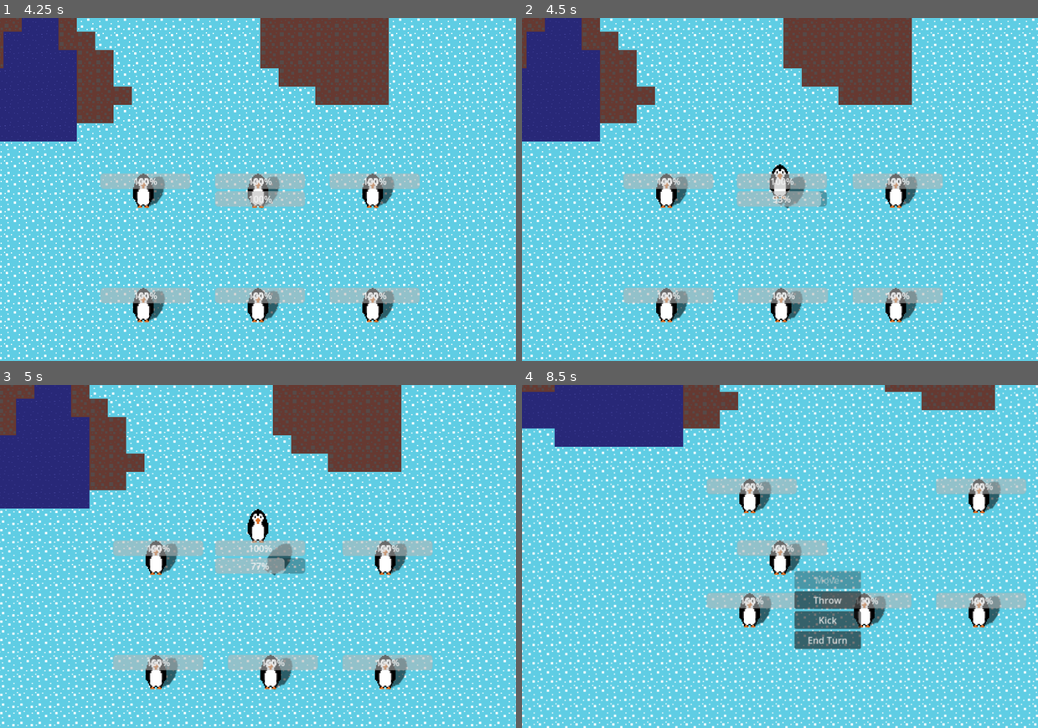
Above: before the commit, frames 1-4 (two rows, left to right).
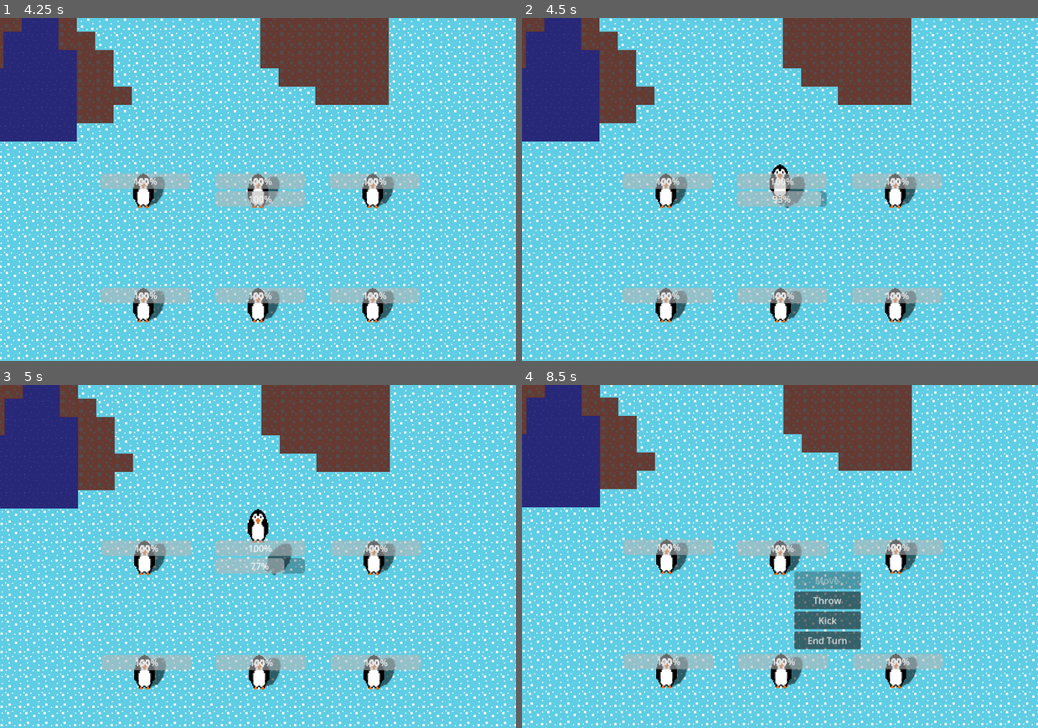
Above: after the commit, the same moments.

Repository: blazecus/PenguinGame
Game: Godot game, scene res://World/world.tscn
Same seed, same stepped clock (60 frames per second), same inputs: the game is played once before the commit and once after it.
Inputs (mouse positions are in pixels of both pictures, inside the frame that each line leads up to):
- Up to frame 1 (4.25 s): tap Enter (enter) at 0.5, 2.1 s; move the mouse to (371, 172) at 0.52 s; hold D (right) 0.53-1.25 s; tap Shift (shift) at 0.6 s; click (371, 172) at 0.67 s; tap Space (space) at 0.8, 2.3 s; drag from (154, 206) to (10, 18) at 1.27 s; move the mouse to (309, 114) at 2.02 s; hold D (right) 2.03-2.75 s; click (309, 114) at 2.17 s; drag from (232, 258) to (10, 42) at 2.77 s; click "Move" at 3.5 s
- Up to frame 2 (4.5 s): move the mouse to (934, 240) at 4.27 s; hold A (left) from 4.28 s (still down); tap Space (space) at 4.35 s; click (934, 240) at 4.42 s
- Up to frame 3 (5 s): keep holding A (left)
- Up to frame 4 (8.5 s): release A (left) at 5 s; drag from (625, 505) to (527, 426) at 5.02 s; move the mouse to (805, 556) at 5.77 s; hold S (down) 5.78-6.5 s; tap Space (space) at 5.85, 7.55 s; click (805, 556) at 5.92 s; drag from (702, 470) to (532, 450) at 6.52 s; move the mouse to (893, 539) at 7.27 s; hold W (up) 7.28-8 s; tap Shift (shift) at 7.35 s; click (893, 539) at 7.42 s; drag from (676, 573) to (542, 463) at 8.02 s

Frame 1 is identical in both runs. In frame 2, 12% of the frame differs, in the area x 0-100%, y 0-100%; in frame 3, 28%; in frame 4, 46%.

Commit message:
very weird magic number logic to make trajectories better

Diff:
--- a/Character/pawn.gd
+++ b/Character/pawn.gd
@@ -22,12 +22,12 @@
 }
 
 const DRAG_FORCES := {
-	Tile.TileType.GROUND: 800.0,
-	Tile.TileType.ICE: 50.0,
-	Tile.TileType.WATER: 800.0
+	Tile.TileType.GROUND: 2.0,
+	Tile.TileType.ICE: 0.5,
+	Tile.TileType.WATER: 0.3
 }
 
-const BELLY_DRAG_MULTIPLIER = 0.5
+const BELLY_DRAG_MULTIPLIER = 0.2
 const BELLY_ROTATIONAL_SPEED = 1.7
 const BELLY_FORCE_MULTIPLIER = 0.5
 
@@ -38,15 +38,17 @@
 const JUMP_VELOCITY = 15.0
 const GRAVITY = 20.0
 
-const THROW_STRENGTH = 10.0
+const THROW_STRENGTH = 5.0
 const HEIGHT_THROW_STRENGTH = 0.1
+const THROW_DRAG_LENGTH = 150
+const THROW_HEIGHT_DRAG_LENGTH = 110
 
 const MOVEMENT_LENGTH = 3.0
 
 const TRAJECTORY_SIM_GRAVITY = 20.0
 const TRAJECTORY_SIM_STEPS = 30
-const TRAJECTORY_SIM_DELTA = 0.016
 const TRAJECTORY_SIM_HEIGHT_SCALE = 100.0
+const TRAJECTORY_TRIANGLE_SIZE = 15.0
 
 const SHADOW_RATIO = 0.4
 const SHADOW_OFFSET = Vector2(16,3)
@@ -62,7 +64,7 @@
 var height = 0.0
 var vertical_velocity = 0.0
 var on_belly = false
-var belly_direction = Vector2.UP
+var belly_direction = Vector2.DOWN
 var tile_state = Tile.TileType.ICE
 
 var no_collision = 0.0
@@ -134,8 +136,10 @@
 
 	if(!on_belly):
 		rotation = 0
+		set_deferred("lock_rotation", true)
 	else:
 		rotation = belly_direction.angle() - PI * 0.5
+		lock_rotation = false
 
 	var delta = pstate.step
 
@@ -143,6 +147,8 @@
 	if(height > 0):
 		height = 0.0
 		vertical_velocity = 0.0
+		if state == PawnState.MOVING:
+			set_collision(1)
 	vertical_velocity += GRAVITY * delta
 
 func handle_gui() -> void:
@@ -174,11 +180,13 @@
 
 	if Input.is_action_just_pressed("space"):
 		vertical_velocity = -JUMP_VELOCITY
+		set_collision(1)
 
 	if Input.is_action_just_pressed("shift"):
 		on_belly = !on_belly
 		if(on_belly):
-			belly_direction = -linear_velocity.normalized()
+			if(linear_velocity.length() > 10.0):
+				belly_direction = -linear_velocity.normalized()
 
 	if(state == PawnState.WAITING_FOR_MOVEMENT && movement_input.length() > 0):
 		state = PawnState.MOVING
@@ -187,6 +195,7 @@
 	return movement_input.normalized()
 
 func handle_throw_input() -> void:
+	projectile_throw_strength = get_throw_strength()
 	if Input.is_mouse_button_pressed(MOUSE_BUTTON_LEFT):
 		if not mouse_pressed and throw_line == 0:
 			throw_line += 1
@@ -228,9 +237,12 @@
 
 	# draw directions
 	if(throw_line == 1):
+		var max_line = throw_line_mid
+		if (throw_line_mid - throw_line_start).length() > THROW_DRAG_LENGTH:
+			max_line = throw_line_start + (throw_line_mid - throw_line_start).normalized() * THROW_DRAG_LENGTH
 		draw_line(
 			throw_line_start,
-			throw_line_mid,
+			max_line,
 			Color.BLACK,
 			2.0
 		)
@@ -241,39 +253,49 @@
 			Color.BLACK,
 			2.0
 		)
+		var max_line = throw_line_end
+		if throw_line_end.y - throw_line_mid.y > THROW_HEIGHT_DRAG_LENGTH:
+			var dir = (throw_line_end - throw_line_mid).normalized()
+			var hypot = THROW_HEIGHT_DRAG_LENGTH * 2.0/sin(dir.angle())
+			max_line = throw_line_mid + dir * 0.5 * hypot
 		draw_line(
 			throw_line_mid,
-			throw_line_end,
+			max_line,
 			Color.BLACK,
 			2.0
 		)
 
 	# draw trajectory
 	if(throw_line >= 1):
-		projectile_throw_strength = get_throw_strength()
 		var trajectory = get_trajectory(projectile_throw_strength)
 
-		#if trajectory.size() >= 2:
-		#	draw_polyline(trajectory, Color.BLACK, 2.0)
 		for coord in trajectory:
 			draw_circle(coord, 2, Color.BLACK)
+		if(trajectory.size() == TRAJECTORY_SIM_STEPS):
+			var tri_coords = PackedVector2Array()
+			var orig = trajectory[trajectory.size()-1]
+			var dir = (orig - trajectory[trajectory.size()-2]).normalized()
+			tri_coords.append(orig + Vector2(dir.y, -dir.x) * 0.5 * TRAJECTORY_TRIANGLE_SIZE)
+			tri_coords.append(orig + Vector2(-dir.y, dir.x) * 0.5 * TRAJECTORY_TRIANGLE_SIZE)
+			tri_coords.append(orig + dir * TRAJECTORY_TRIANGLE_SIZE)
+
+			draw_colored_polygon(tri_coords, Color.BLACK)
 
 func get_trajectory(throw_strength: Vector2) -> PackedVector2Array:
+	var delta = 1.0 / Engine.physics_ticks_per_second
 	var trajectory = PackedVector2Array()
 
 	var proj_velocity = throw_strength.x / Projectile.MASSES[projectile_type]
 	var height_velocity = throw_strength.y / Projectile.MASSES[projectile_type]
-	print("traj")
-	print(throw_strength.x)
 
 	var local_proj = Vector2.ZERO
 	var proj_height = 0
 
 	var throw_direction = (throw_line_start - throw_line_mid).normalized()
 	for i in range(TRAJECTORY_SIM_STEPS):
-		local_proj += throw_direction * proj_velocity * TRAJECTORY_SIM_DELTA
-		proj_height += height_velocity * TRAJECTORY_SIM_DELTA
-		height_velocity += TRAJECTORY_SIM_GRAVITY * TRAJECTORY_SIM_DELTA
+		local_proj += throw_direction * proj_velocity * delta
+		height_velocity += TRAJECTORY_SIM_GRAVITY * delta
+		proj_height += height_velocity * delta
 		if(proj_height > 0):
 			break
 
@@ -282,8 +304,8 @@
 	return trajectory
 
 func get_throw_strength() -> Vector2:
-	var twod = clamp((throw_line_mid - throw_line_start).length(), 0, 300) * THROW_STRENGTH
-	var height_strength = (throw_line_mid.y - throw_line_end.y) * HEIGHT_THROW_STRENGTH
+	var twod = clamp((throw_line_mid - throw_line_start).length(), 0, Globals.THROW_MAX_PULL_LENGTH) * Globals.THROW_STRENGTH_MODIFIER
+	var height_strength = -clamp((throw_line_end.y - throw_line_mid.y), 0, THROW_HEIGHT_DRAG_LENGTH) * HEIGHT_THROW_STRENGTH
 	if throw_line == 1:
 		height_strength = -2.0
 	elif height_strength > 0:
@@ -291,17 +313,9 @@
 	return Vector2(twod, height_strength)
 
 func compute_forces(movement_input: Vector2, delta: float) -> void:
-	# apply drag
-	var drag_force = Vector2.ZERO
-	if(moving):
-		var drag_mag = linear_velocity.length() * linear_velocity.length() * VELOCITY_DRAG
-		drag_force = clamp(drag_mag, 0.05, 0.5) * -linear_velocity.normalized() * (BELLY_DRAG_MULTIPLIER if on_belly else 1.0)
-	elif(movement_input.length() == 0.0):
-		force_stop()
-
 	var movement_force = Vector2.ZERO
 	if(!on_belly or height > 0):
-		movement_force = movement_input * (AIRBORN_FORCE if height > 0 else WALK_FORCES[tile_state])
+		movement_force = movement_input * (AIRBORN_FORCE if height < 0 else WALK_FORCES[tile_state])
 	else:
 		if movement_input.y < 0:
 			movement_input.y *= 1.5
@@ -312,7 +326,8 @@
 
 		movement_force = movement_input.y * belly_direction * WALK_FORCES[tile_state] * BELLY_FORCE_MULTIPLIER
 
-	apply_central_force(movement_force + drag_force * (AIRBORN_DRAG if height > 0 else DRAG_FORCES[tile_state]))
+	linear_damp = (AIRBORN_DRAG if height < 0 else DRAG_FORCES[tile_state]) * (BELLY_DRAG_MULTIPLIER if on_belly else 1.0)
+	apply_central_force(movement_force)
 
 func check_moving() -> bool:
 	if(linear_velocity.length() < 2.0):
@@ -362,3 +377,10 @@
 	if(ice_tile_count > 0):
 		return Tile.TileType.ICE
 	return Tile.TileType.WATER
+
+func apply_external_impulse(force: Vector2) -> void:
+	# this function exists so external forces know what forces can apply to
+	apply_central_impulse(force)
+
+func take_damage(amount: float) -> void:
+	health -= amount
--- a/Character/projectile.gd
+++ b/Character/projectile.gd
@@ -1,6 +1,8 @@
 extends RigidBody2D
 
 const GRAVITY = 20.0
+
+const Tile = preload("res://World/tile.gd")
 
 enum ProjectileType {
 	SNOWBALL,
@@ -26,17 +28,33 @@
 	ProjectileType.BUMPER : "bumper"
 }
 
+const DRAG_FORCES := {
+	Tile.TileType.GROUND: 2.0,
+	Tile.TileType.ICE: 0.5,
+	Tile.TileType.WATER: 0.3
+}
+
+const AIRBORN_DRAG = 0.0
+
 @onready var sprite = $AnimatedSprite2D
 @onready var shadow = $Shadow
+@onready var explosion = $Explosion
 
 # magic number that makes the physics match up for some god forsaken reason
-const THROW_MODIFIER = 0.0092
+const THROW_MODIFIER = 0.0045
 const HEIGHT_MODIFIER = 100.0
 const BOMB_TIME_LENGTH = 4.0
 const TORQUE_MODIFIER = 0.04
 
+const EXPLOSION_RADIUS = 180.0
+const EXPLOSION_FORCE_MODIFIER = 10.0
+const EXPLOSION_DAMAGE_MODIFIER = 50.0 / EXPLOSION_RADIUS
+
 const SHADOW_RATIO = 0.4
 const SHADOW_OFFSET = Vector2(8.0, -2.0)
+
+const MAGIC_THROW_DAMPER_MODIFIER = 2.8
+const MAGIC_THROW_DAMPER_OFFSET = 0.8
 
 var height = 0.0
 var vertical_velocity = 0.0
@@ -44,6 +62,12 @@
 
 var bomb_timer = BOMB_TIME_LENGTH
 var exploded = false
+
+var ice_tile_count = 0
+var ground_tile_count = 0
+var water_tile_count = 0
+
+var tile_state = Tile.TileType.ICE
 
 func _ready() -> void:
 	pass
@@ -53,14 +77,18 @@
 	mass = MASSES[type]
 
 func throw(power: float, direction: Vector2, vertical_power: float):
-	apply_central_impulse(direction * power * THROW_MODIFIER)
-	#linear_velocity = (power / mass) * direction
+	# more goofy shit to make trajectory scaling work for no reason
+	var scaling = (1.0 - (power / (Globals.THROW_MAX_PULL_LENGTH * Globals.THROW_STRENGTH_MODIFIER))) * MAGIC_THROW_DAMPER_MODIFIER + MAGIC_THROW_DAMPER_OFFSET
+	apply_central_impulse(direction * power * THROW_MODIFIER * scaling)
 	apply_torque_impulse(power * TORQUE_MODIFIER)
 	vertical_velocity = vertical_power / mass
 
 	set_collision(2)
+	linear_damp = 0
 
 func _physics_process(delta: float) -> void:
+	tile_state = get_tile_state()
+
 	sprite.global_position = global_position + Vector2(0, height * HEIGHT_MODIFIER)
 	shadow.global_position = global_position + Vector2(-height * HEIGHT_MODIFIER * SHADOW_RATIO, 0) + SHADOW_OFFSET
 
@@ -74,19 +102,45 @@
 	if type == ProjectileType.BOMB:
 		bomb_timer -= delta
 
-		if bomb_timer <= 1.0:
+		if bomb_timer <= 1.0 and not exploded:
 			explode()
 
 		if bomb_timer <= 0.0:
 			end()
+
+	linear_damp = (AIRBORN_DRAG if height < 0 else DRAG_FORCES[tile_state])
 
 func set_collision(toggle: int) -> void:
 	collision_layer = toggle
 	collision_mask = toggle
 
 func explode() -> void:
-	pass
+	for body in explosion.get_overlapping_bodies():
+		if body.has_method("apply_external_impulse"):
+			var dir = (body.global_position - global_position)
+			var distance = clamp(EXPLOSION_RADIUS - dir.length(), 10, EXPLOSION_RADIUS)
+			body.apply_external_impulse(dir.normalized() *  distance * EXPLOSION_FORCE_MODIFIER)
+
+			if body.has_method("take_damage"):
+				body.take_damage(distance * EXPLOSION_DAMAGE_MODIFIER)
+	exploded = true
+	freeze = true
 
 func end() -> void:
 	get_parent().get_parent().end_projectile()
 	queue_free()
+
+func add_tiles(tile_type: Tile.TileType, num: int):
+	if(tile_type == Tile.TileType.ICE):
+		ice_tile_count += num
+	elif(tile_type == Tile.TileType.GROUND):
+		ground_tile_count += num
+	else:
+		water_tile_count += num
+
+func get_tile_state() -> Tile.TileType:
+	if(ground_tile_count > 0):
+		return Tile.TileType.GROUND
+	if(ice_tile_count > 0):
+		return Tile.TileType.ICE
+	return Tile.TileType.WATER
--- a/Character/projectile.tscn
+++ b/Character/projectile.tscn
@@ -2,6 +2,9 @@
 
 [ext_resource type="Script" uid="uid://dpaxmyi6djiif" path="res://Character/projectile.gd" id="1_tla7d"]
 [ext_resource type="Texture2D" uid="uid://yitlc5wytinh" path="res://Assets/bomb-Sheet.png" id="2_uu30j"]
+
+[sub_resource type="CircleShape2D" id="CircleShape2D_uu30j"]
+radius = 180.0
 
 [sub_resource type="CircleShape2D" id="CircleShape2D_8ugre"]
 radius = 11.18034
@@ -173,6 +176,11 @@
 inertia = 1.0
 script = ExtResource("1_tla7d")
 
+[node name="Explosion" type="Area2D" parent="." unique_id=1273115349]
+
+[node name="CollisionShape2D" type="CollisionShape2D" parent="Explosion" unique_id=1664221417]
+shape = SubResource("CircleShape2D_uu30j")
+
 [node name="CollisionShape2D" type="CollisionShape2D" parent="." unique_id=1642704718]
 shape = SubResource("CircleShape2D_8ugre")
 
--- /dev/null
+++ b/World/globals.gd
@@ -0,0 +1,6 @@
+extends Node
+
+# didn't want to use globals but i split throwing physics in two files and they use some weird logic
+# to match trajectory simulation to actual throwing trajectories
+const THROW_STRENGTH_MODIFIER = 5.0
+const THROW_MAX_PULL_LENGTH = 150
--- a/project.godot
+++ b/project.godot
@@ -14,6 +14,10 @@
 run/main_scene="uid://cx1jioga61fyi"
 config/features=PackedStringArray("4.6", "Forward Plus")
 config/icon="res://icon.svg"
+
+[autoload]
+
+Globals="*uid://rvprpei45f8e"
 
 [display]
 
Not shown, added: World/globals.gd.uid
